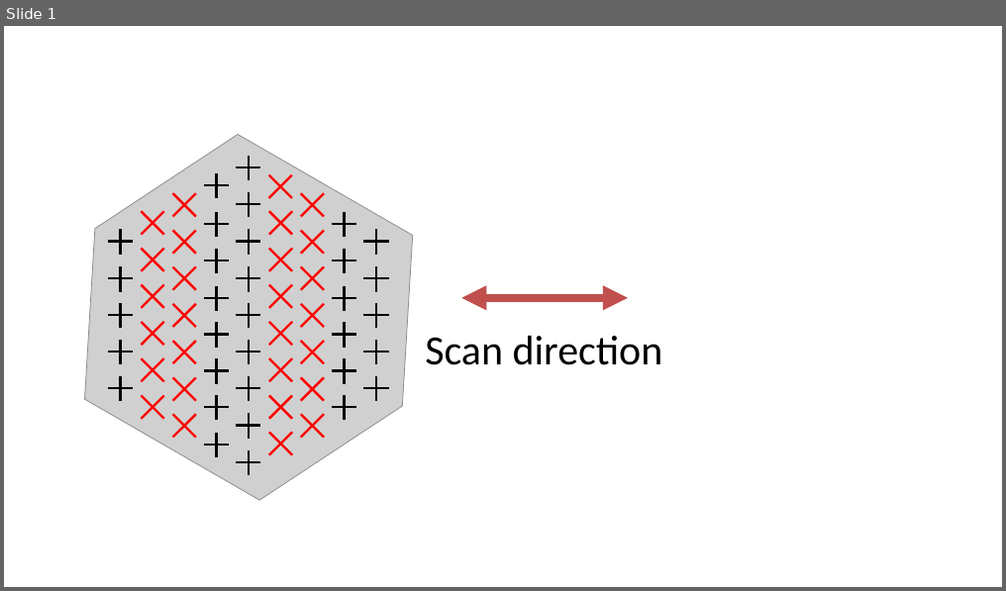
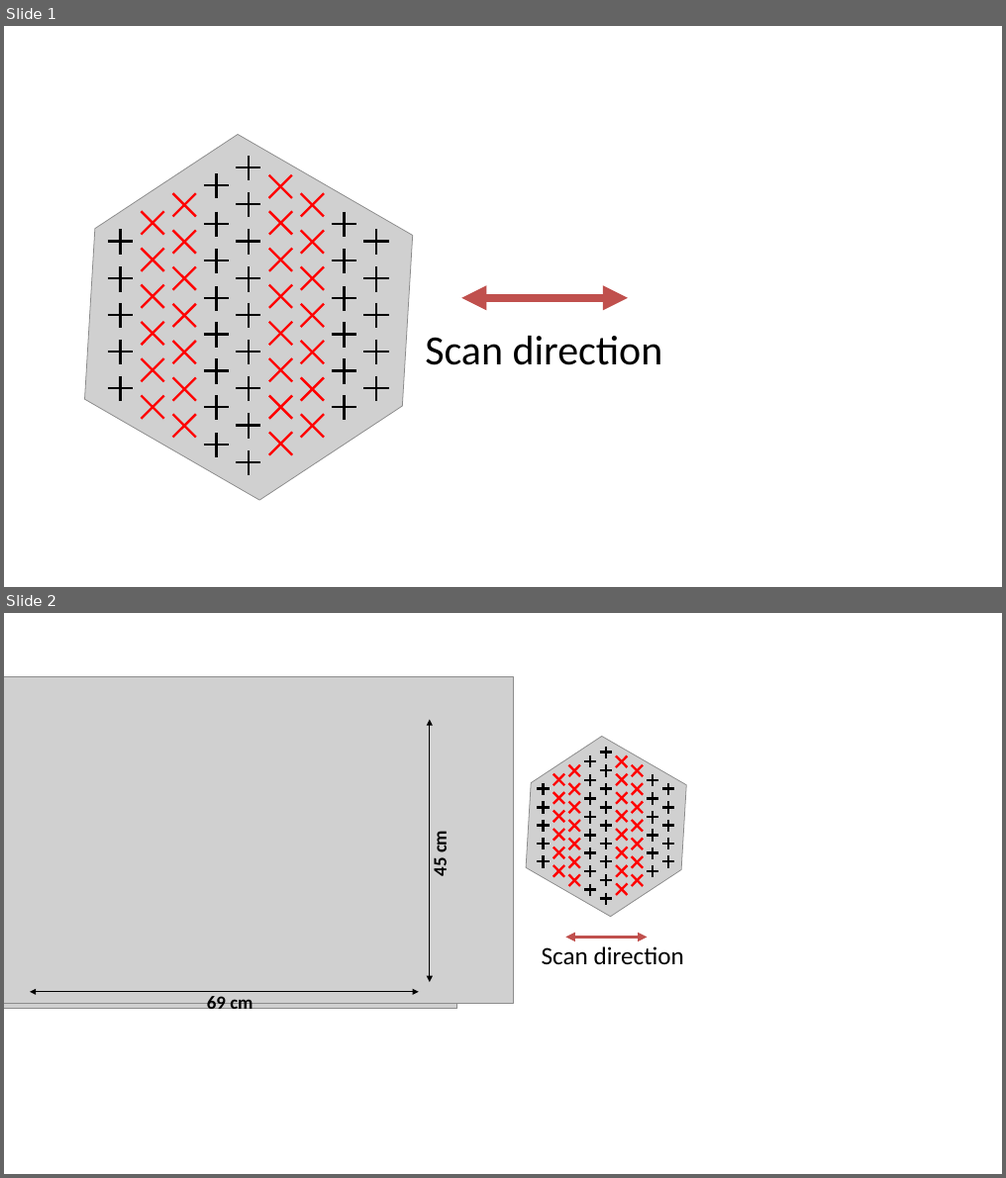
Before and after one commit to CMB-Probe/SPIE_optics_paper, a slide deck: editing_images/QU.pptx. Shown one above the other, each under a label of ours: slide 1 before the commit, slides 1 and 2 after it. The pictures are 1006x591 and 1006x1178 pixels, drawn with LibreOffice and Linux fonts; fonts in the diff are those of the drawing; grey boxes stand for pictures. Boxes give left, top, right and bottom in pixels: in the first picture for what was removed or moved away, otherwise in the second. Text is boxed around its words. In the diff, an @@ line names an element or a change of style, - is before the commit and + after.

```diff
--- a/editing_images/QU.pptx
+++ b/editing_images/QU.pptx
@@ slide 2 added at box(4, 613, 1002, 1174), background #FFFFFF @@
@@ group added at box(4, 677, 719, 1014): 122 lines, 3 pictures, 3 texts, 3 double arrows @@
+Scan direction
+69 cm
+45 cm
```
Also in this commit, not shown: 6 other files.
